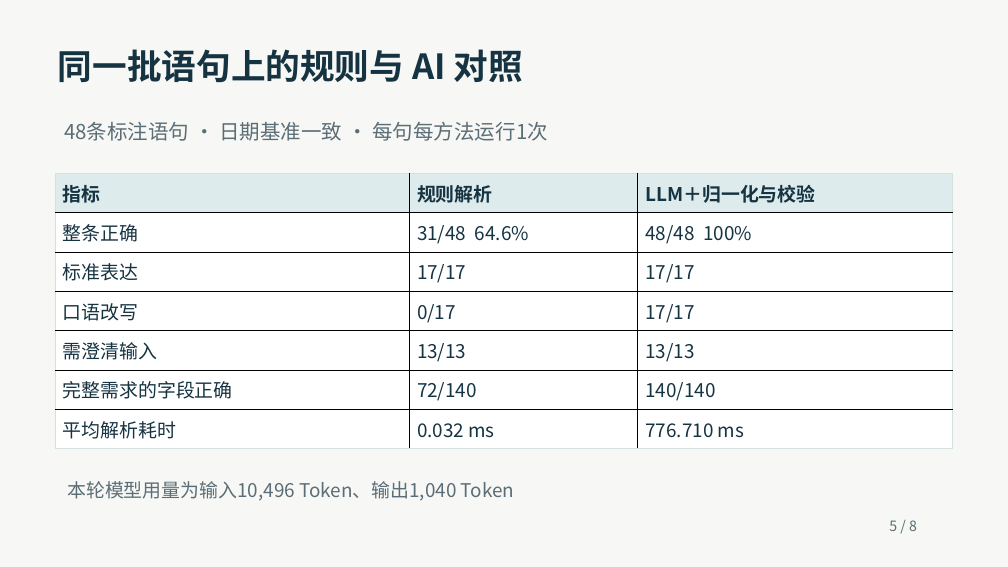
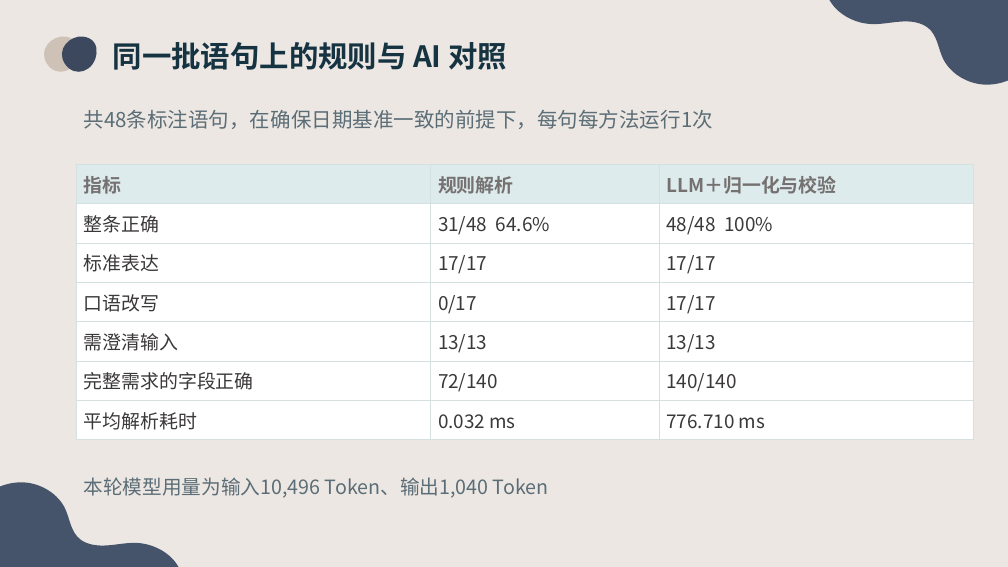
Before and after one commit to tyx-nikki/weather-aqi-assistant, a slide deck: slide 5 of docs/stage-one/stage-one-presentation.pptx. Drawn at 1008x567 pixels with LibreOffice and Linux fonts; fonts in the diff are those of the drawing. Boxes give left, top, right and bottom in pixels: in the first picture for what was removed or moved away, otherwise in the second. Text is boxed around its words. In the diff, an @@ line names an element or a change of style, - is before the commit and + after.

```diff
--- a/docs/stage-one/stage-one-presentation.pptx
+++ b/docs/stage-one/stage-one-presentation.pptx
@@ background #F7F8F5 to #FFFFFF @@
@@ rectangle added at <box>0,0,1008,567</box>, fill #ECE7E3 @@
@@ freeform shape added at <box>830,0,1008,85</box>, fill #45536B @@
@@ freeform shape added at <box>37,35,79,79</box>, fill #CEC1B6 @@
@@ freeform shape added at <box>56,35,97,79</box>, fill #3C485E @@
@@ text "同一批语句上的规则与 AI 对照": place and size @@
-text "同一批语句上的规则与 AI 对照" at <box>58,49,523,83</box>
+text "同一批语句上的规则与 AI 对照" at <box>113,42,507,70</box>
@@ text "同一批语句上的规则与 AI 对照" at <box>113,42,507,70</box>: size 33 to 28 pt @@
@@ text at <box>84,110,714,129</box>: text changed @@
-48条标注语句 · 日期基准一致 · 每句每方法运行1次
+共48条标注语句，在确保日期基准一致的前提下，每句每方法运行1次
@@ table at <box>76,164,975,440</box> @@
@@ text colour #163342 to #767171 in "指标", "规则解析", "LLM＋归一化与校验" @@
@@ text colour #163342 to #3B3838 in "整条正确", "31/48 64.6%", "48/48 100%", "标准表达" and 14 more places @@
@@ borders changed @@
@@ table: place and size @@
-table at <box>55,173,954,449</box>
+table at <box>76,164,975,440</box>
@@ text "本轮模型用量为输入10,496 Token、输出1,040 Token": place and size @@
-text "本轮模型用量为输入10,496 Token、输出1,040 Token" at <box>67,481,514,501</box>
+text "本轮模型用量为输入10,496 Token、输出1,040 Token" at <box>84,477,549,498</box>
@@ text "本轮模型用量为输入10,496 Token、输出1,040 Token" at <box>84,477,549,498</box>: size 18 to 18.8 pt @@
@@ freeform shape added at <box>0,482,179,567</box>, fill #45536B @@
@@ text removed at <box>889,520,917,531</box> @@
-5 / 8
```
Also in this commit, not shown: 7 other slides changed, 1 other file.
